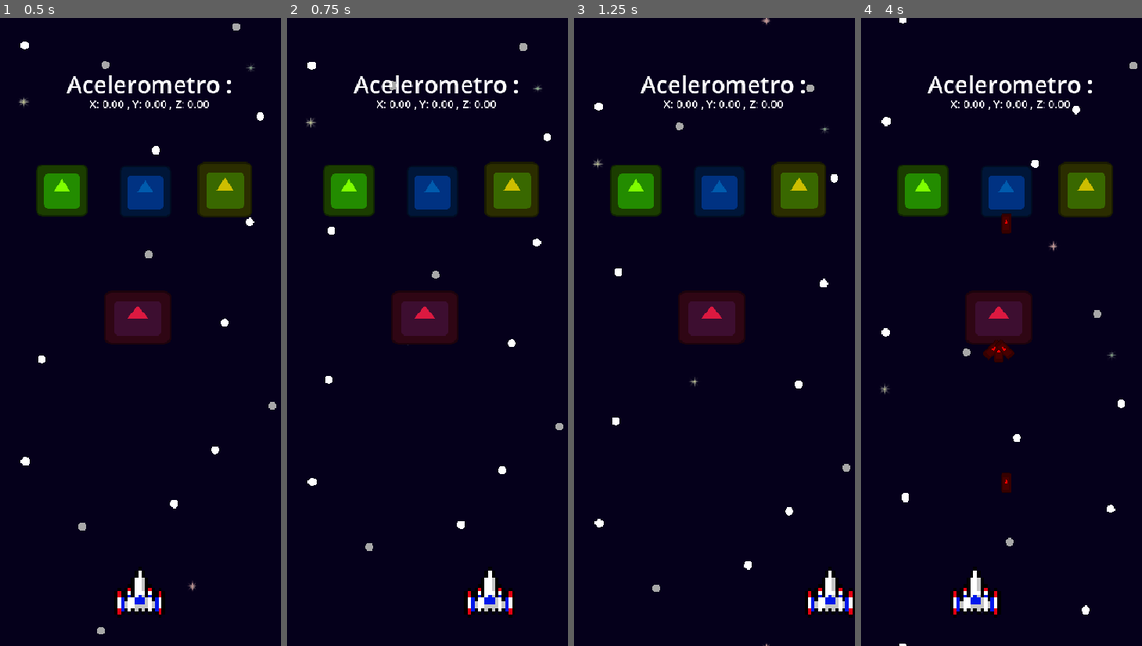
Above: before the commit, frames 1-4 (left to right).
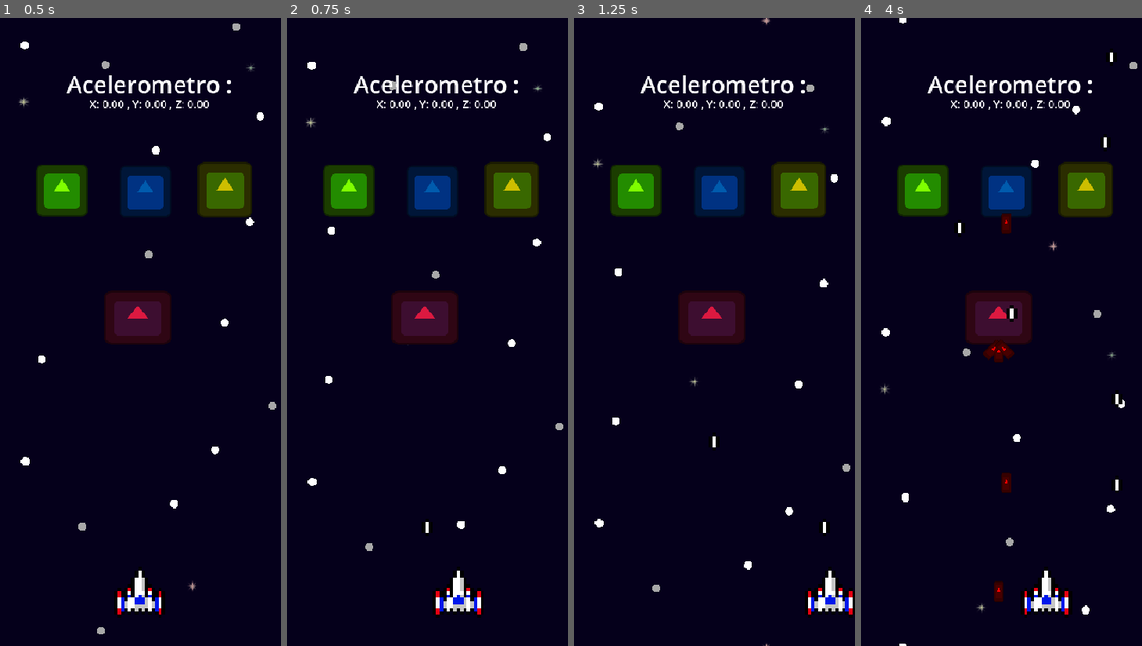
Above: after the commit, the same moments.

Repository: Juawo/space-shooter
Game: Godot game, scene res://scenes/game/gameWorld/game_world.tscn
Same seed, same stepped clock (60 frames per second), same inputs: the game is played once before the commit and once after it. The engine's default icon, where the game draws it, is replaced by a stand-in: a white triangle on a blue panel in a dark square.
Inputs:
- Up to frame 1 (0.5 s): no input
- Up to frame 2 (0.75 s): tap Enter at 0.5 s; hold Right (ui_right) from 0.53 s (still down)
- Up to frame 3 (1.25 s): keep holding Right (ui_right)
- Up to frame 4 (4 s): release Right (ui_right) at 1.28 s; hold Left (ui_left) 1.28-2.03 s; hold Right (ui_right) 2.03-3.53 s; hold Left (ui_left) from 3.53 s (still down)

Frame 1 is identical in both runs. In frame 2, 1.5% of the frame differs, in the area x 47-82%, y 79-96%; in frame 3, 0.2%; in frame 4, 2.3%, in the area x 31-94%, y 4-96%.

Commit message:
adicionar tiro simples do player

Diff:
--- a/scenes/game/player/player.tscn
+++ b/scenes/game/player/player.tscn
@@ -10,6 +10,7 @@
 size = Vector2(64.5, 71.5)
 
 [node name="Player" type="CharacterBody2D"]
+z_index = 10
 script = ExtResource("1_1hecf")
 
 [node name="Collision" type="CollisionShape2D" parent="."]
@@ -30,4 +31,12 @@
 shape = SubResource("RectangleShape2D_t5cse")
 debug_color = Color(0.9353768, 2.0311178e-05, 0.63873893, 0.41960785)
 
+[node name="Marker2D" type="Marker2D" parent="."]
+position = Vector2(1, -37)
+
+[node name="ShootTimer" type="Timer" parent="."]
+wait_time = 0.5
+autostart = true
+
 [connection signal="area_entered" from="Hitbox" to="." method="_on_area_2d_area_entered"]
+[connection signal="timeout" from="ShootTimer" to="." method="_on_shoot_timer_timeout"]
--- /dev/null
+++ b/scenes/game/player/player_bullet.tscn
@@ -0,0 +1,23 @@
+[gd_scene load_steps=4 format=3 uid="uid://b8royjgs30pos"]
+
+[ext_resource type="Script" uid="uid://dctsl3nuxohe" path="res://scripts/game/player/player_bullet.gd" id="1_uqq7r"]
+[ext_resource type="Texture2D" uid="uid://dk0rsfyitidjf" path="res://assets/sprites/simple-bullet.png" id="2_n1or0"]
+
+[sub_resource type="RectangleShape2D" id="RectangleShape2D_pv8yu"]
+size = Vector2(16, 26)
+
+[node name="PlayerBullet" type="Area2D" groups=["EnemiesProjectiles"]]
+z_index = 1
+script = ExtResource("1_uqq7r")
+
+[node name="CollisionShape2D" type="CollisionShape2D" parent="."]
+shape = SubResource("RectangleShape2D_pv8yu")
+
+[node name="VisibleOnScreenNotifier2D" type="VisibleOnScreenNotifier2D" parent="."]
+rect = Rect2(-8, -13, 16, 26)
+
+[node name="Sprite2D" type="Sprite2D" parent="."]
+scale = Vector2(5.1, 5.1)
+texture = ExtResource("2_n1or0")
+
+[connection signal="screen_exited" from="VisibleOnScreenNotifier2D" to="." method="_on_visible_on_screen_notifier_2d_screen_exited"]
--- a/scripts/game/player/player.gd
+++ b/scripts/game/player/player.gd
@@ -2,7 +2,10 @@
 
 signal gameOver
 
-@export var SPEED := 200.0
+@export var bullet_scene := preload("res://scenes/game/player/player_bullet.tscn")
+@onready var marker_2d: Marker2D = $Marker2D
+
+@export var SPEED := 100.0
 @export var SMOOTH_SPEED := 0.1
 @export var DEADZONE = 0.3
 @onready var screen_size = get_viewport_rect().size
@@ -52,3 +55,13 @@
 func takeDamage (amount : int):
 	playerLife = clamp(playerLife - amount, 0, 3)
 	print("PlayerLife : ", playerLife)
+
+
+func _on_shoot_timer_timeout() -> void:
+	shoot()
+
+func shoot () -> void:
+	if bullet_scene:
+		var bullet = bullet_scene.instantiate()
+		bullet.global_position = marker_2d.global_position
+		get_tree().current_scene.add_child(bullet)
--- /dev/null
+++ b/scripts/game/player/player_bullet.gd
@@ -0,0 +1,11 @@
+extends Area2D
+
+@export var bullet_speed := 250
+@export var damage_value := 1
+
+# Called every frame. 'delta' is the elapsed time since the previous frame.
+func _process(delta: float) -> void:
+	position.y -= bullet_speed * delta
+
+func _on_visible_on_screen_notifier_2d_screen_exited() -> void:
+	queue_free()
Binary file added: assets/sprites/enimie-one.png
Not shown, added: assets/sprites/enimie-one.png.import
Binary file added: assets/sprites/simple-bullet.png
Not shown, added: assets/sprites/simple-bullet.png.import
Not shown, added: scripts/game/player/player_bullet.gd.uid
Not shown, added: assets/sprites/enimie-one.png-autosave.kra
Not shown, added: assets/sprites/simple-bullet.png~
